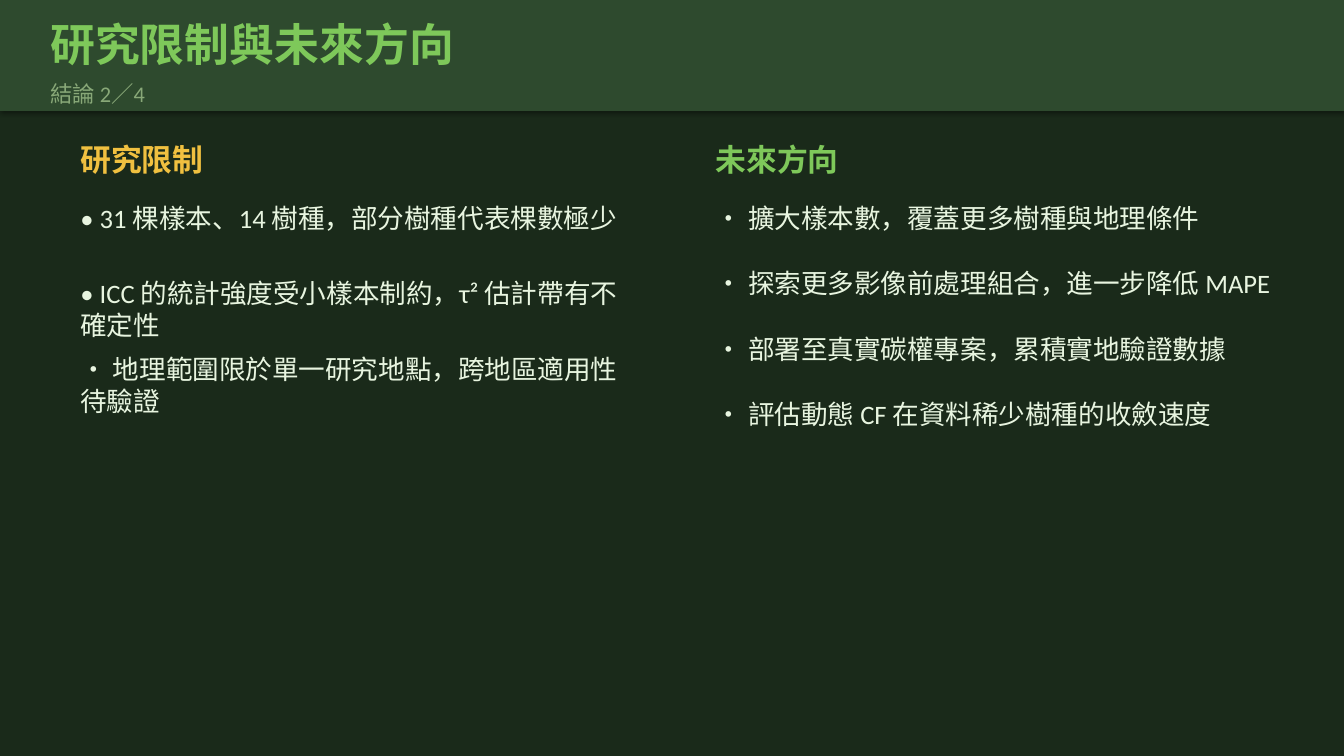
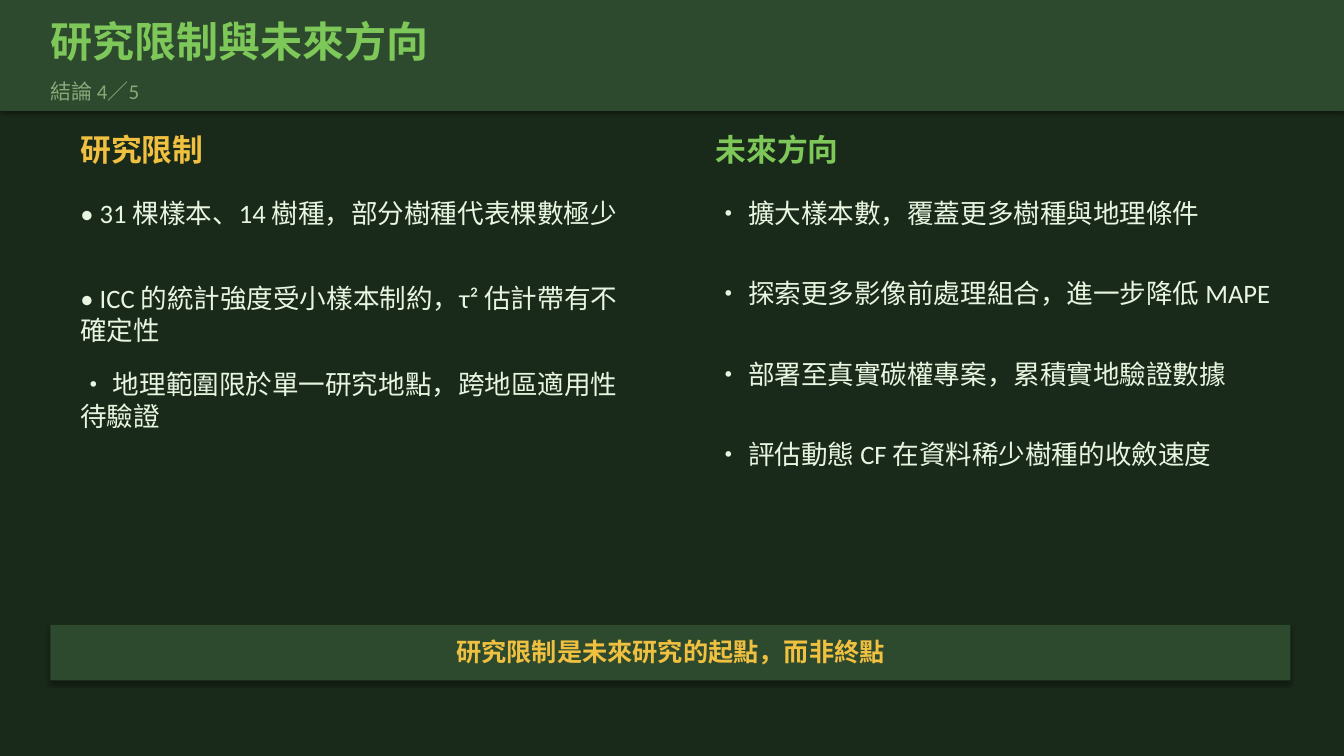
Before and after one commit to Yuchiaoniu/forest-carbon-measurement, a slide deck: slide 39 of public/thesis_defense.pptx (slide 28 before the commit). Drawn at 1344x756 pixels with LibreOffice and Linux fonts; fonts in the diff are those of the drawing. Boxes give left, top, right and bottom in pixels: in the first picture for what was removed or moved away, otherwise in the second. Text is boxed around its words. In the diff, an @@ line names an element or a change of style, - is before the commit and + after.

```diff
--- a/public/thesis_defense.pptx
+++ b/public/thesis_defense.pptx
@@ text "研究限制與未來方向" at [50, 21, 428, 61]: size 32 to 30 pt @@
@@ text at [50, 81, 139, 101]: text changed; size 16 to 15 pt @@
-結論 2／4
+結論 4／5
@@ text "研究限制": place and size @@
-text "研究限制" at [80, 144, 203, 174]
+text "研究限制" at [80, 134, 203, 164]
@@ text "未來方向": place and size @@
-text "未來方向" at [716, 144, 839, 174]
+text "未來方向" at [716, 134, 839, 164]
@@ text "• 31 棵樣本、14 樹種，部分樹種代表棵數極少": place and size @@
-text "• 31 棵樣本、14 樹種，部分樹種代表棵數極少" at [100, 205, 617, 231]
+text "• 31 棵樣本、14 樹種，部分樹種代表棵數極少" at [100, 200, 617, 226]
@@ text "• 擴大樣本數，覆蓋更多樹種與地理條件": place and size @@
-text "• 擴大樣本數，覆蓋更多樹種與地理條件" at [748, 205, 1199, 231]
+text "• 擴大樣本數，覆蓋更多樹種與地理條件" at [748, 200, 1199, 226]
@@ text "• ICC 的統計強度受小樣本制約，τ² 估計帶有不確定性": place and size @@
-text "• ICC 的統計強度受小樣本制約，τ² 估計帶有不確定性" at [80, 280, 617, 337]
+text "• ICC 的統計強度受小樣本制約，τ² 估計帶有不確定性" at [80, 285, 617, 342]
@@ text "• 探索更多影像前處理組合，進一步降低 MAPE": place and size @@
-text "• 探索更多影像前處理組合，進一步降低 MAPE" at [748, 270, 1270, 296]
+text "• 探索更多影像前處理組合，進一步降低 MAPE" at [748, 280, 1270, 306]
@@ text "• 部署至真實碳權專案，累積實地驗證數據": place and size @@
-text "• 部署至真實碳權專案，累積實地驗證數據" at [748, 336, 1226, 362]
+text "• 部署至真實碳權專案，累積實地驗證數據" at [748, 361, 1226, 387]
@@ text "• 地理範圍限於單一研究地點，跨地區適用性待驗證": place and size @@
-text "• 地理範圍限於單一研究地點，跨地區適用性待驗證" at [80, 356, 618, 413]
+text "• 地理範圍限於單一研究地點，跨地區適用性待驗證" at [80, 371, 618, 428]
@@ text "• 評估動態 CF 在資料稀少樹種的收斂速度": place and size @@
-text "• 評估動態 CF 在資料稀少樹種的收斂速度" at [748, 401, 1212, 426]
+text "• 評估動態 CF 在資料稀少樹種的收斂速度" at [748, 441, 1212, 466]
@@ rectangle added at [50, 625, 1291, 681], fill #2E4A2E @@
@@ text added at [456, 639, 885, 664], 18 pt, text #F0C040, bold @@
+研究限制是未來研究的起點，而非終點
```
Also in this commit, not shown: 27 other slides changed, 12 slides added, 1 slide removed, 2 other files.
